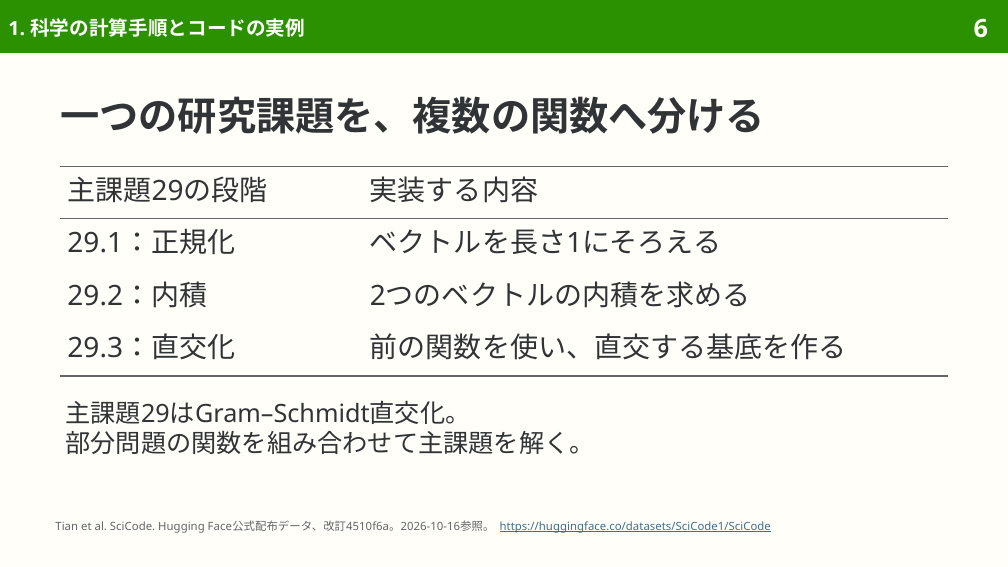
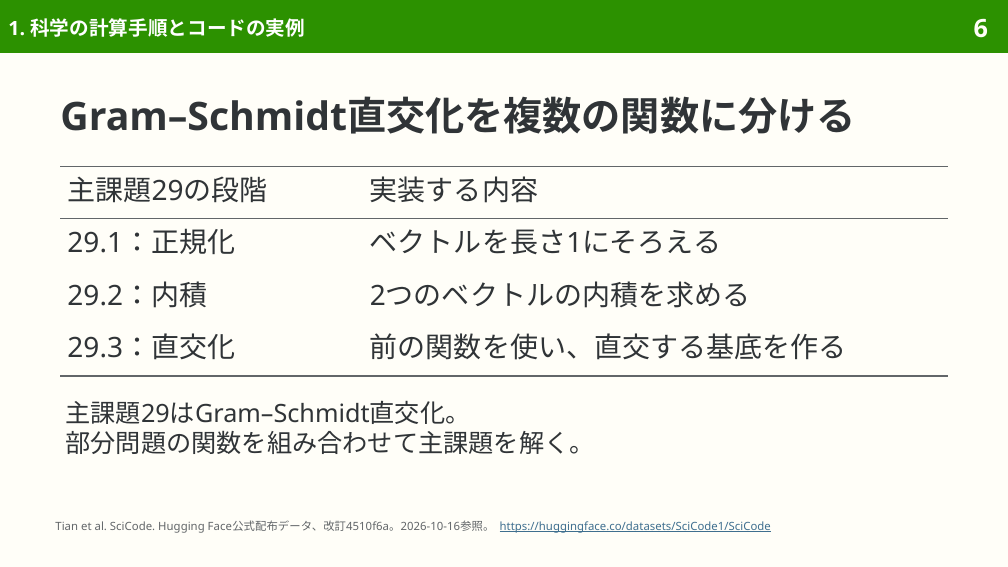
Before and after one commit to sasakiy84/datasets-in-10-minutes, a slide deck: slide 6 of slides/datasets-in-10-minutes-scicode.pptx. Drawn at 1008x567 pixels with LibreOffice and Linux fonts; fonts in the diff are those of the drawing. Boxes give left, top, right and bottom in pixels: in the first picture for what was removed or moved away, otherwise in the second. Text is boxed around its words. In the diff, an @@ line names an element or a change of style, - is before the commit and + after.

```diff
--- a/slides/datasets-in-10-minutes-scicode.pptx
+++ b/slides/datasets-in-10-minutes-scicode.pptx
@@ title at (60,96,855,134): text changed @@
-一つの研究課題を、複数の関数へ分ける
+Gram–Schmidt直交化を複数の関数に分ける
```
Also in this commit, not shown: 10 other slides changed, 7 other files.
